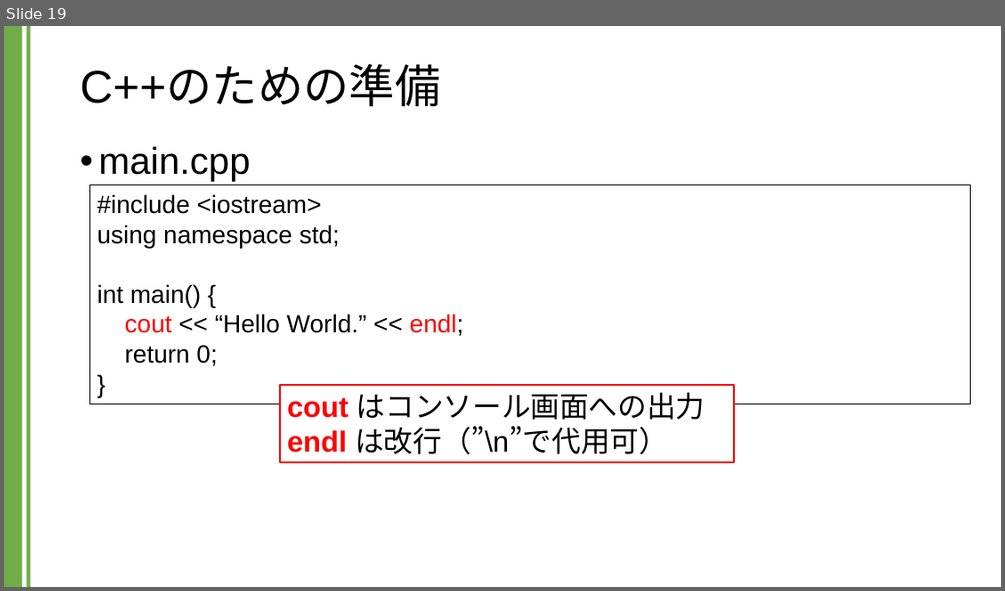
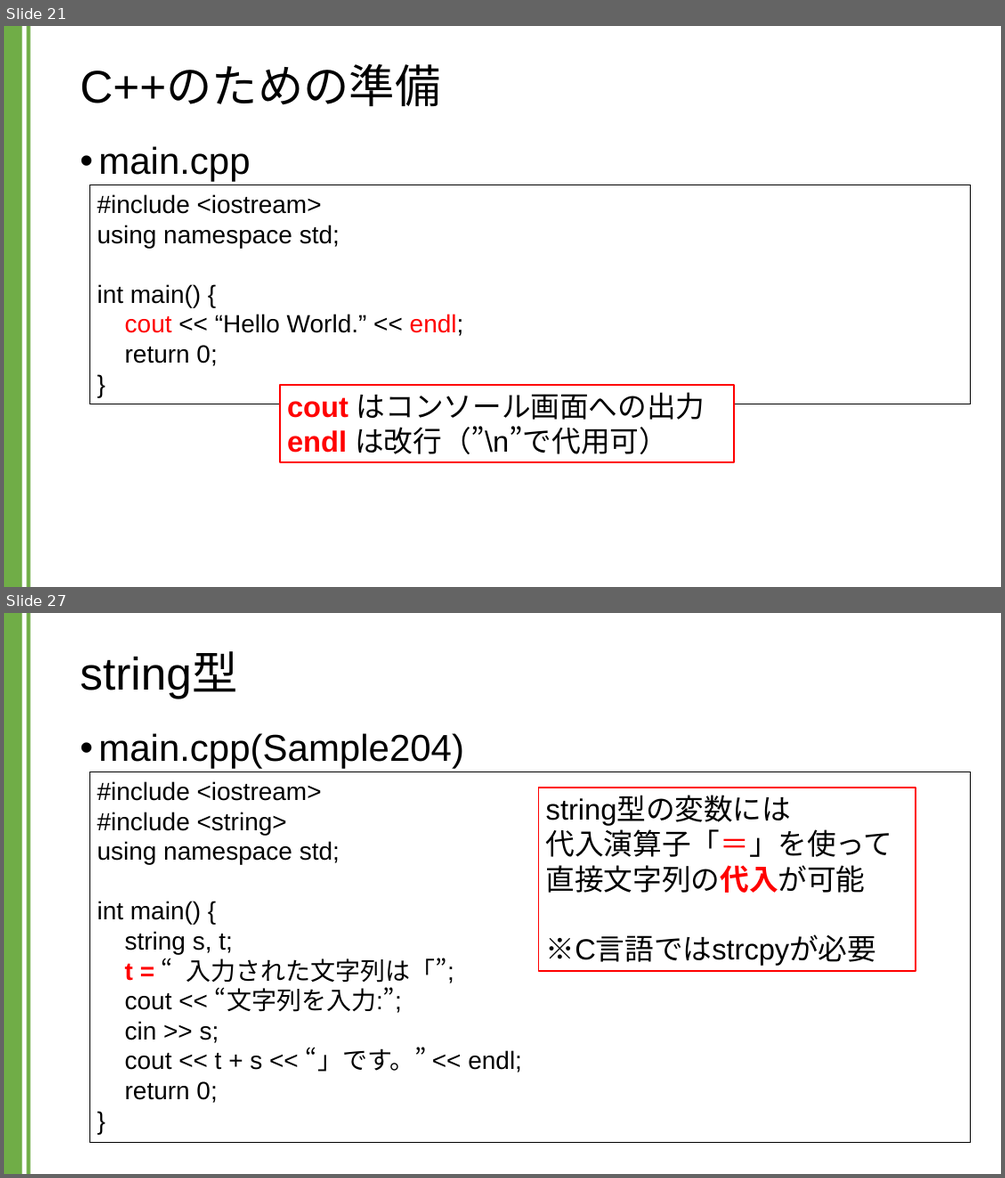
Before and after one commit to kic-murata/cpp2024, a slide deck: 授業資料/講義資料：C言語とC++の違い.pptx. Shown one above the other, each under a label of ours: slide 19 before the commit, slides 21 and 27 after it; the slides between them are not shown. The pictures are 1005x591 and 1005x1178 pixels, drawn with LibreOffice and Linux fonts; fonts in the diff are those of the drawing. Boxes give left, top, right and bottom in pixels: in the first picture for what was removed or moved away, otherwise in the second. Text is boxed around its words. In the diff, an @@ line names an element or a change of style, - is before the commit and + after.

```diff
--- a/授業資料/講義資料：C言語とC++の違い.pptx
+++ b/授業資料/講義資料：C言語とC++の違い.pptx
@@ slide 27 added at (x1=4, y1=613, x2=1001, y2=1174), background #FFFFFF; not listed: 2 template elements that a slide beside it also shows @@
@@ title added at (x1=80, y1=653, x2=237, y2=698), 44 pt, text #000000 @@
+string型
@@ text added at (x1=98, y1=733, x2=464, y2=769), 36 pt, text #000000 @@
+• main.cpp(Sample204)
@@ rectangle added at (x1=90, y1=771, x2=971, y2=1142), outline #000000 0.75 pt, 24 pt, text #000000 @@
+#include <iostream>
+#include <string>
+using namespace std;
+int main() {
+string s, t;
+t = “入力された文字列は「”;
+cout << “文字列を入力:”;
+cin >> s;
+cout << t + s << “」です。” << endl;
+return 0;
+}
@@ rectangle added at (x1=539, y1=787, x2=915, y2=971), fill #FFFFFF, outline #FF0000 1.5 pt, 28 pt, text #000000 @@
+string型の変数には
+代入演算子「＝」を使って
+直接文字列の代入が可能
+※C言語ではstrcpyが必要
@@ what was slide 19 is now slide 21 @@
```
Also in this commit, not shown: 10 slides changed, 8 other slides added, 11 other files.
